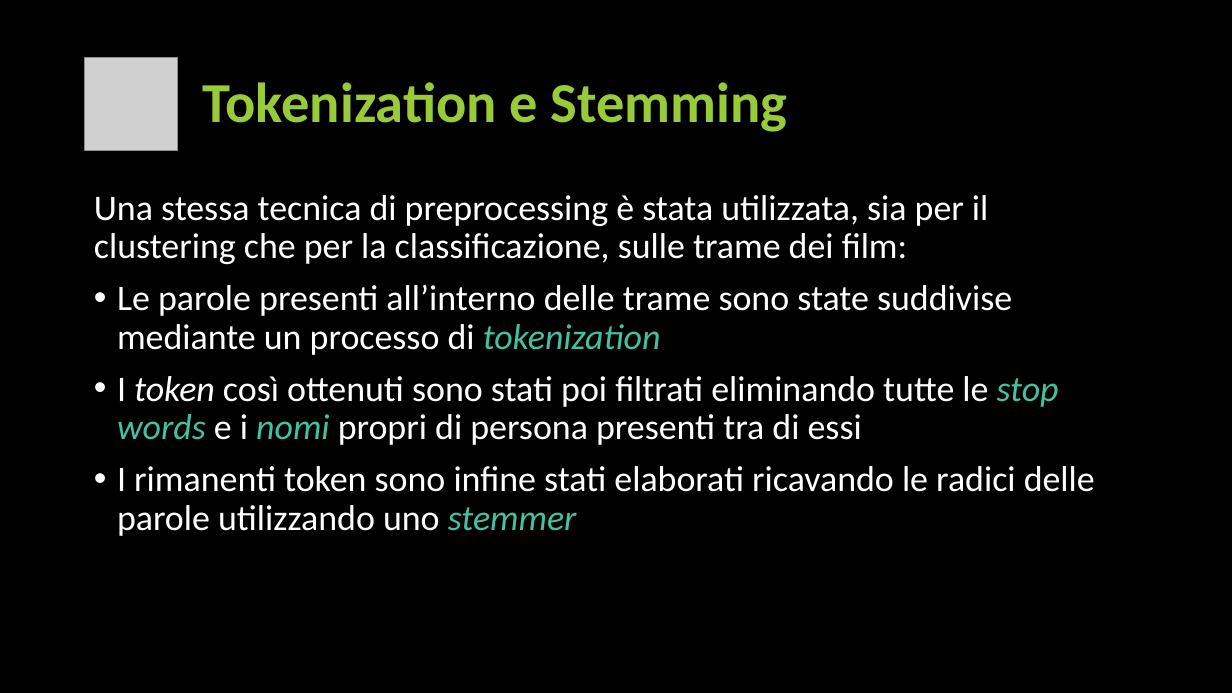
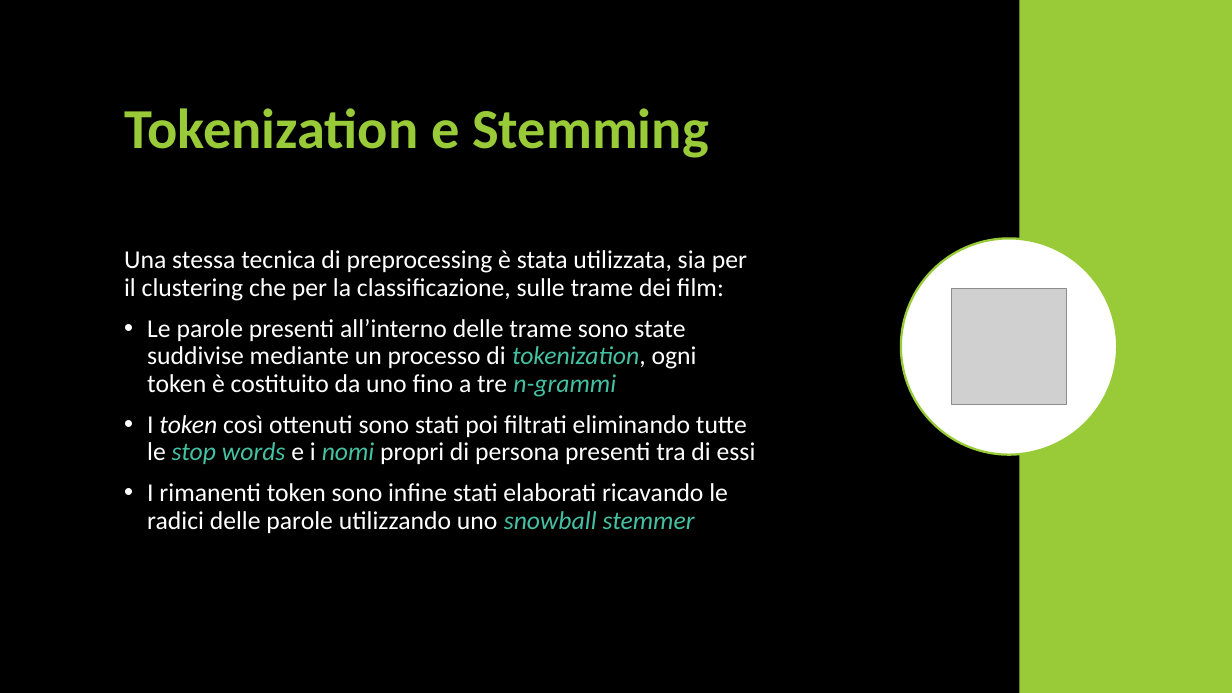
Before and after one commit to unipi-fr/LargeScaleMultiStructureDatabases, a slide deck: slide 5 of Task2/Documentation/Data Mining/Presentazione Data Mining.pptx. Drawn at 1232x693 pixels with LibreOffice and Linux fonts; fonts in the diff are those of the drawing; grey boxes stand for pictures. Boxes give left, top, right and bottom in pixels: in the first picture for what was removed or moved away, otherwise in the second. Text is boxed around its words. In the diff, an @@ line names an element or a change of style, - is before the commit and + after.

Commit message:
DATA MINING - Preprocessing Slides e Normalizzazione

```diff
--- a/Task2/Documentation/Data Mining/Presentazione Data Mining.pptx
+++ b/Task2/Documentation/Data Mining/Presentazione Data Mining.pptx
@@ rectangle added at [1019, 0, 1232, 693], fill #99CB38 @@
@@ title "Tokenization e Stemming": place and size @@
-title "Tokenization e Stemming" at [203, 82, 788, 132]
+title "Tokenization e Stemming" at [124, 108, 709, 158]
@@ text "Una stessa tecnica di preprocessing ...": place and size @@
-text "Una stessa tecnica di preprocessing ..." at [94, 195, 1095, 536]
+text "Una stessa tecnica di preprocessing ..." at [124, 250, 756, 533]
@@ text "Una stessa tecnica di preprocessing ..." at [124, 250, 756, 533]: vertical alignment top to middle @@
@@ ellipse added at [901, 238, 1117, 455], fill #FFFFFF, outline #99CB38 1.75 pt @@
@@ text at [124, 250, 756, 464]: size 28 to 20 pt in "Una stessa tecnica di preprocessing è stata ...", "I token così ottenuti sono stati poi ..." @@
@@ picture: place and size @@
-picture at [85, 57, 177, 150]
+picture at [952, 289, 1067, 405]
@@ text at [147, 319, 697, 397]: text changed; size 28 to 20 pt @@
-• Le parole presenti all’interno delle trame sono state suddivise mediante un processo di tokenization
+• Le parole presenti all’interno delle trame sono state suddivise mediante un processo di tokenization, ogni token è costituito da uno fino a tre n-grammi
@@ text at [147, 483, 728, 533]: text changed; size 28 to 20 pt @@
-• I rimanenti token sono infine stati elaborati ricavando le radici delle parole utilizzando uno stemmer
+• I rimanenti token sono infine stati elaborati ricavando le radici delle parole utilizzando uno snowball stemmer
```
Also in this commit, not shown: 1 other slide changed, 5 slides added, 1 slide removed, 3 other files.
